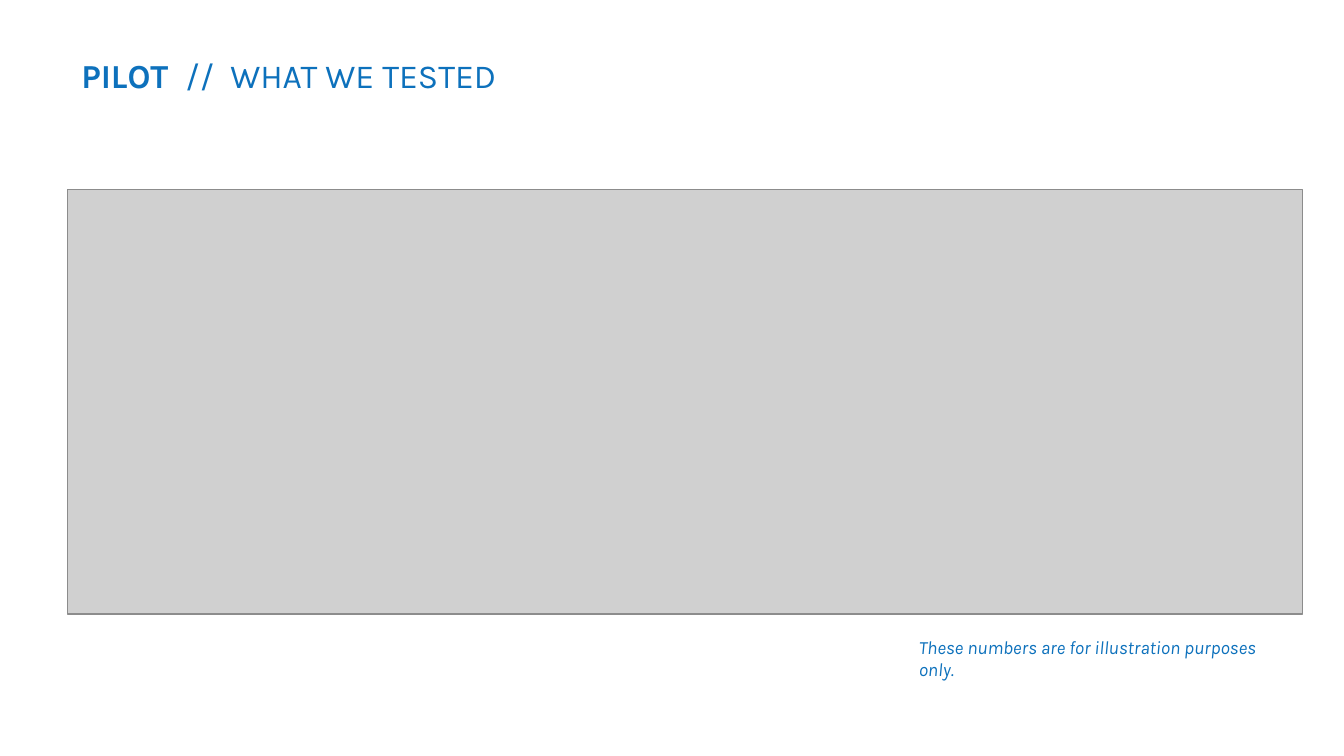
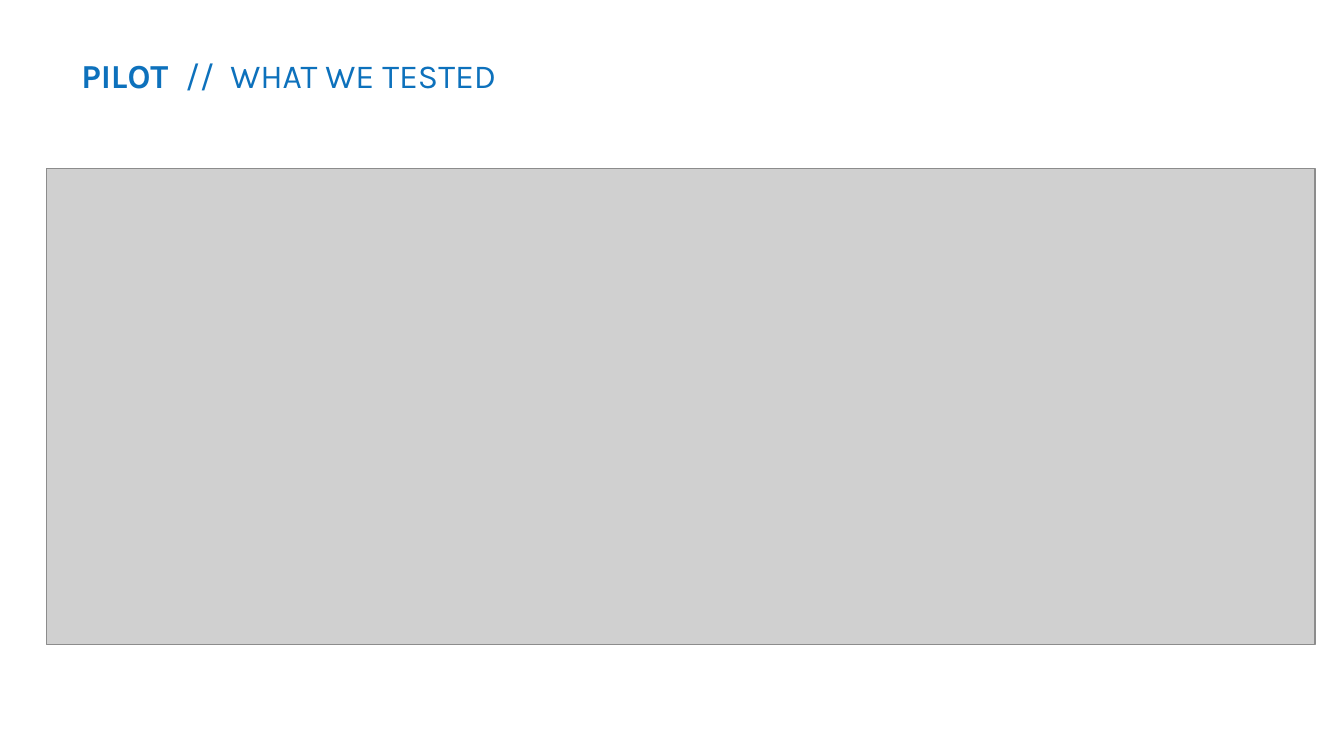
Before and after one commit to usds/SME-QA-Website, a slide deck: slide 3 of toolkit/getting-started/sme-qa-for-participants.pptx (slide 6 before the commit). Drawn at 1344x756 pixels with LibreOffice and Linux fonts; fonts in the diff are those of the drawing; grey boxes stand for pictures. Boxes give left, top, right and bottom in pixels: in the first picture for what was removed or moved away, otherwise in the second. Text is boxed around its words. In the diff, an @@ line names an element or a change of style, - is before the commit and + after.

```diff
--- a/toolkit/getting-started/sme-qa-for-participants.pptx
+++ b/toolkit/getting-started/sme-qa-for-participants.pptx
@@ picture: place and size @@
-picture at [67, 190, 1302, 614]
+picture at [47, 168, 1316, 645]
@@ text removed at [919, 641, 1256, 681] @@
-These numbers are for illustration purposes only.
```
Also in this commit, not shown: 1 other slide changed, 3 slides added, 10 slides removed, 1 other file.
